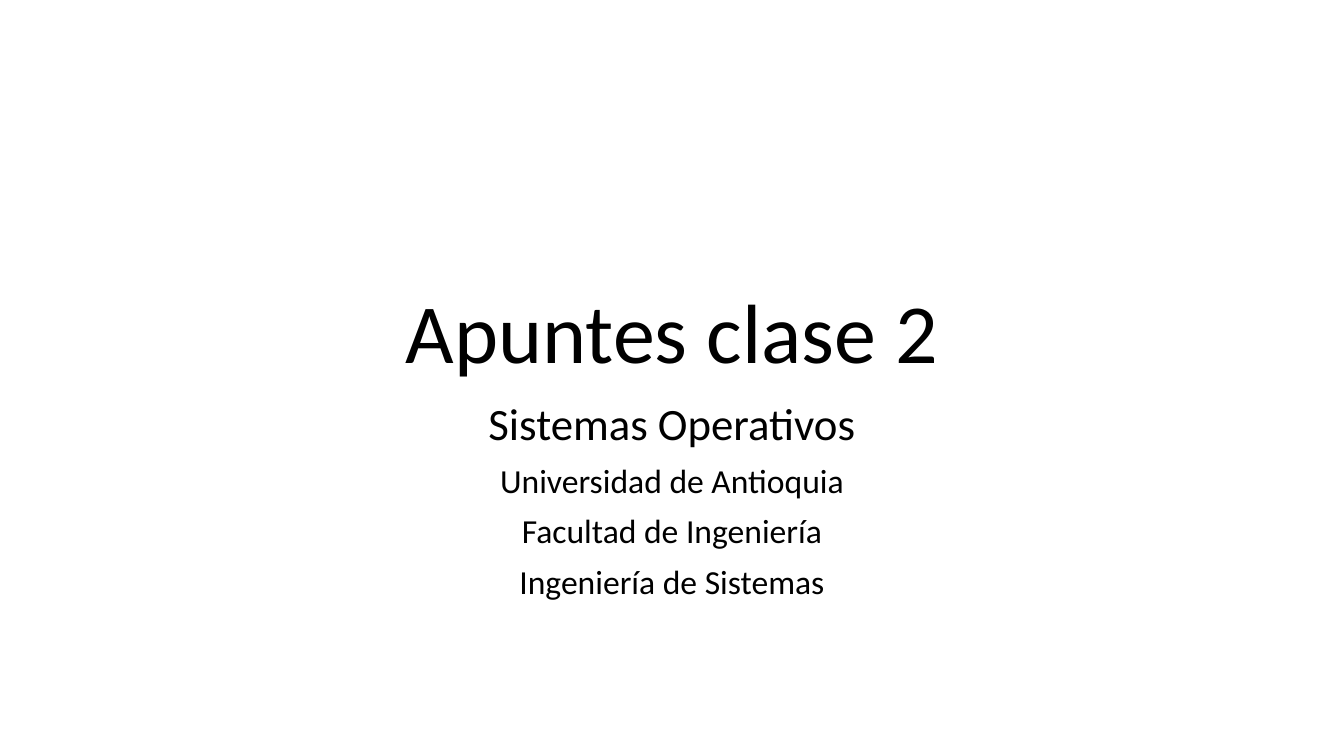
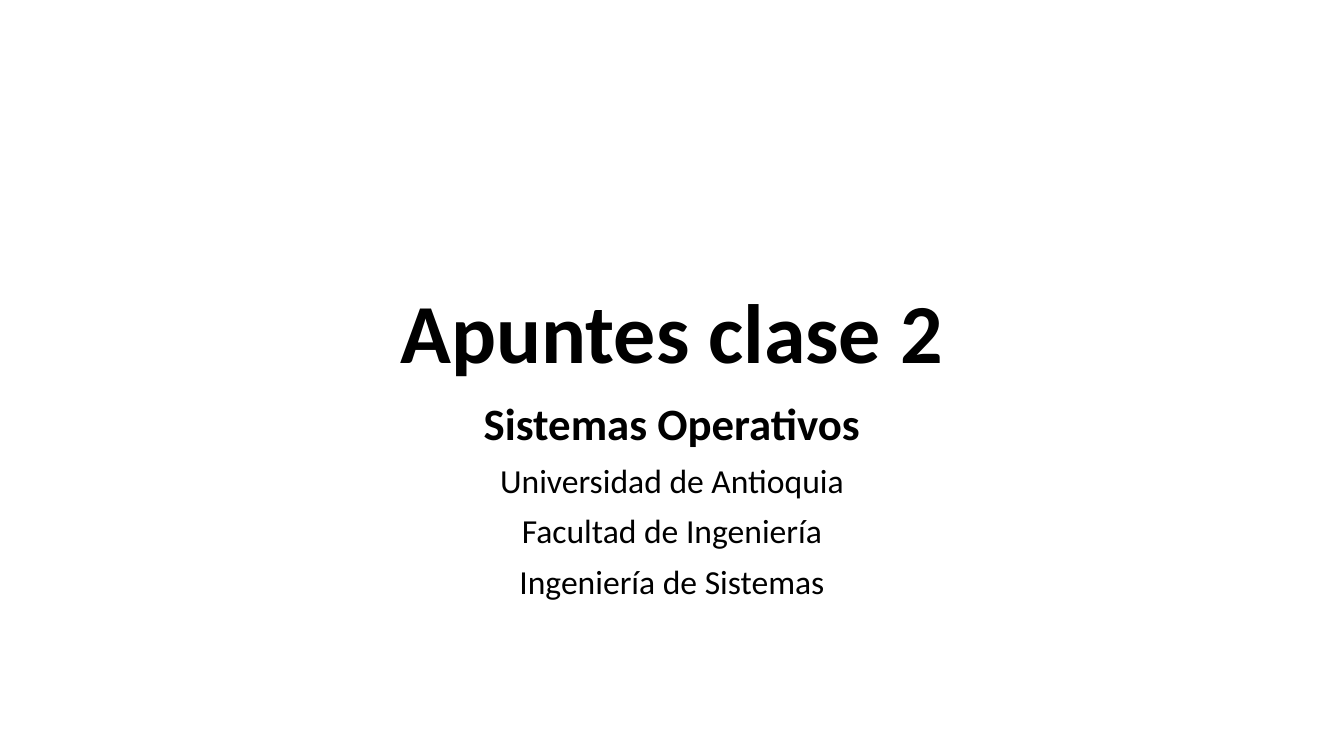
Before and after one commit to udea-so/apuntes_2026-2_SO-virtual, a slide deck: slide 1 of clase_02/SO_apuntes_clase2.pptx. Drawn at 1344x756 pixels with LibreOffice and Linux fonts; fonts in the diff are those of the drawing. Boxes give left, top, right and bottom in pixels: in the first picture for what was removed or moved away, otherwise in the second. Text is boxed around its words. In the diff, an @@ line names an element or a change of style, - is before the commit and + after.

Commit message:
Apuntes clase 3 agregados

```diff
--- a/clase_02/SO_apuntes_clase2.pptx
+++ b/clase_02/SO_apuntes_clase2.pptx
@@ title "Apuntes clase 2" at (x1=401, y1=304, x2=943, y2=377): bold on @@
@@ subtitle at (x1=484, y1=408, x2=859, y2=447): bold on in "Sistemas Operativos" @@
```
Also in this commit, not shown: 1 other slide changed, 11 other files.
